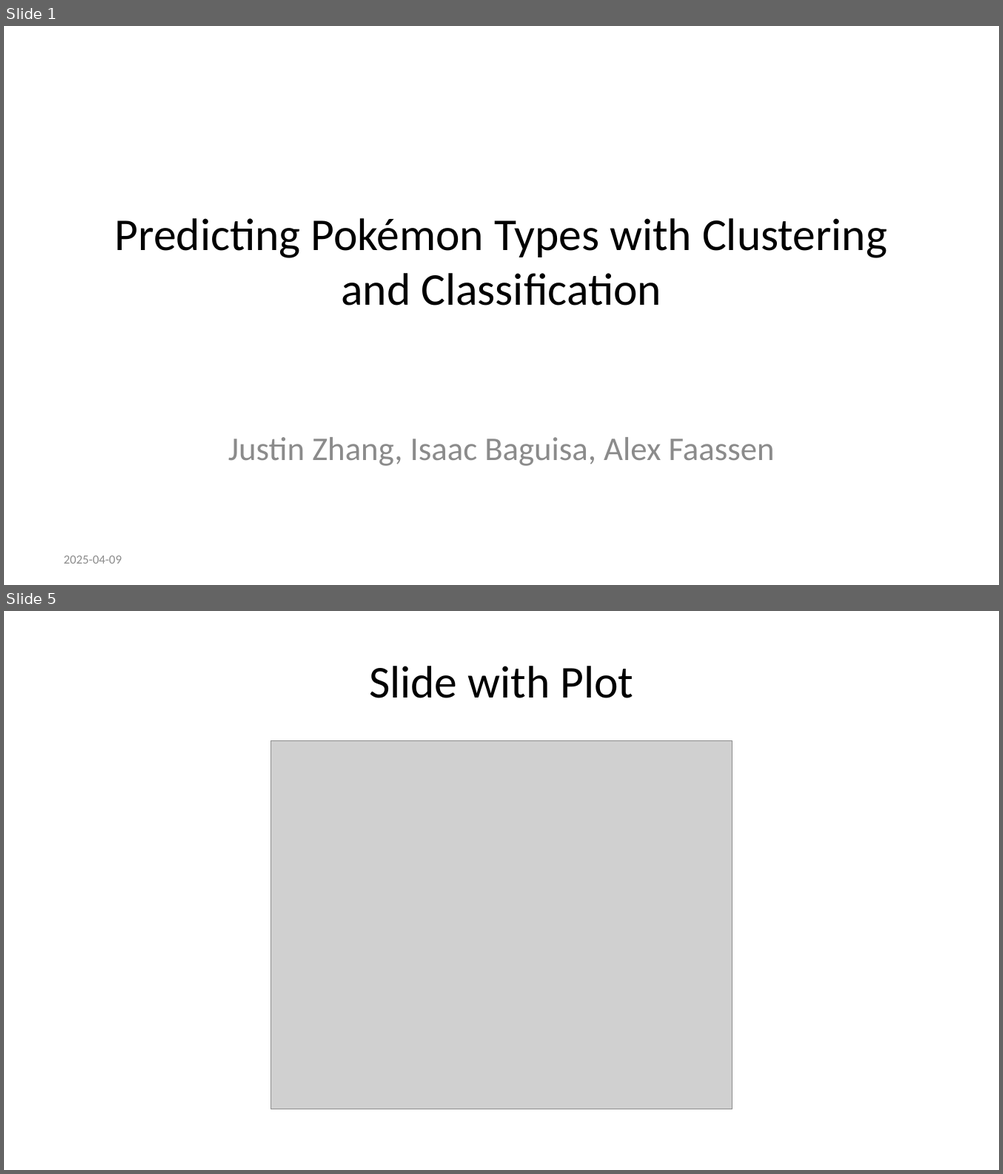
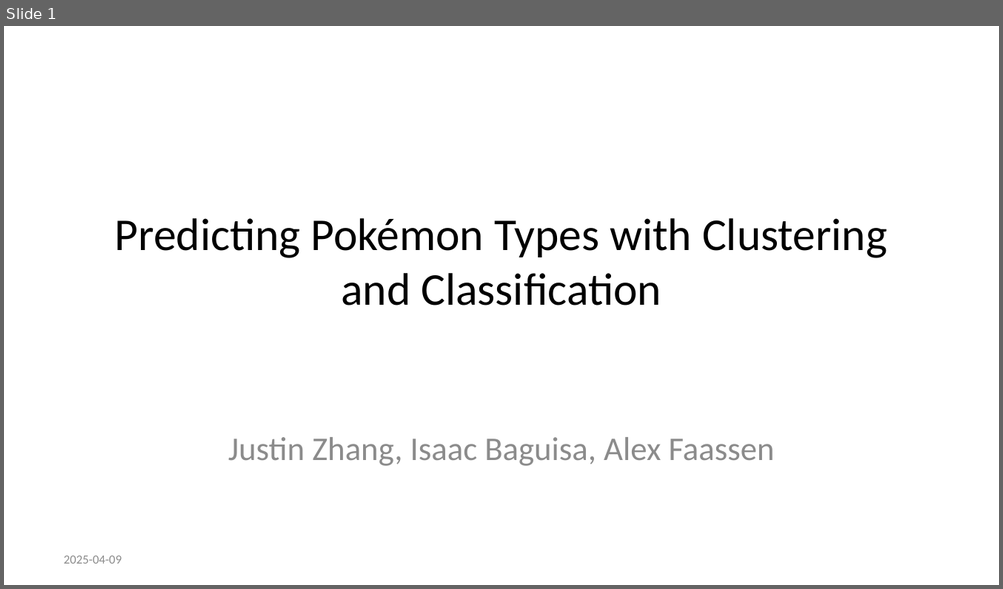
Before and after one commit to alexfaassen/STA2201, a slide deck: Presentation.pptx. Shown one above the other, each under a label of ours: slides 1 and 5 before the commit, slide 1 after it; the slides between them are not shown. The pictures are 1003x1174 and 1003x589 pixels, drawn with LibreOffice and Linux fonts; fonts in the diff are those of the drawing; grey boxes stand for pictures. Boxes give left, top, right and bottom in pixels: in the first picture for what was removed or moved away, otherwise in the second. Text is boxed around its words. In the diff, an @@ line names an element or a change of style, - is before the commit and + after.

```diff
--- a/Presentation.pptx
+++ b/Presentation.pptx
@@ slide 5 removed at bbox=[4, 611, 999, 1170], background #FFFFFF @@
@@ title removed at bbox=[369, 666, 633, 698] @@
-Slide with Plot
@@ picture removed at bbox=[270, 741, 732, 1111] @@
```
Also in this commit, not shown: 10 slides added, 3 other slides removed, 1 other file.
